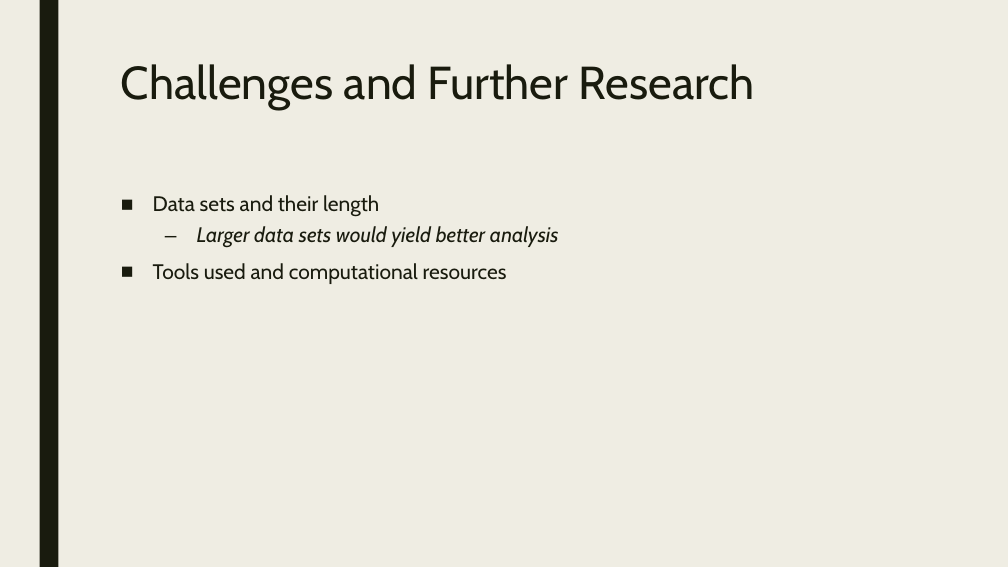
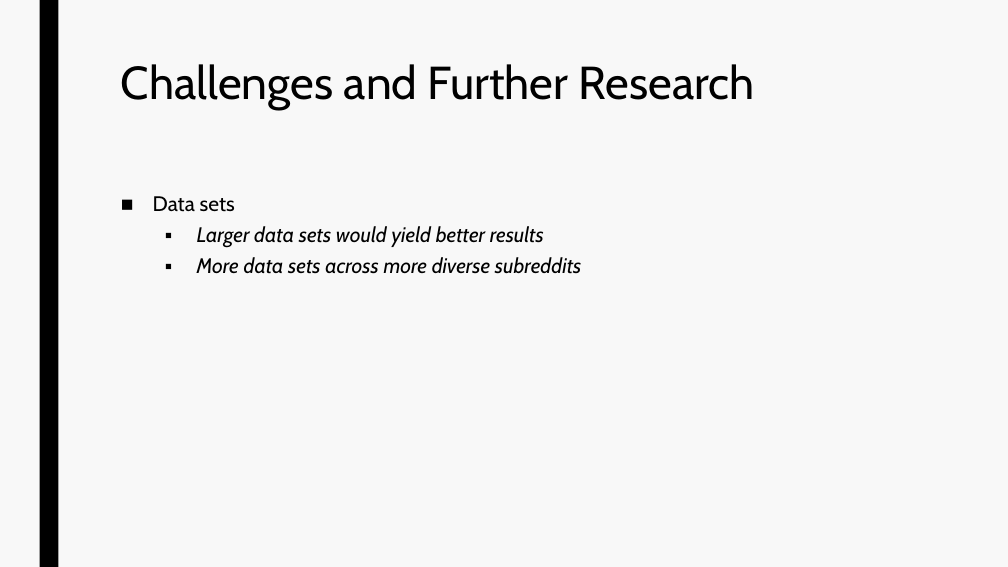
Before and after one commit to EvaTarr/CMPT412Project, a slide deck: slide 11 of presentation.pptx. Drawn at 1008x567 pixels with LibreOffice and Linux fonts; fonts in the diff are those of the drawing. Boxes give left, top, right and bottom in pixels: in the first picture for what was removed or moved away, otherwise in the second. Text is boxed around its words. In the diff, an @@ line names an element or a change of style, - is before the commit and + after.

```diff
--- a/presentation.pptx
+++ b/presentation.pptx
@@ background #EFEDE3 to #F8F8F8 @@
@@ rectangle at (39, 0, 58, 567): fill #191B0E to #000000 @@
@@ title "Challenges and Further Research" at (121, 64, 755, 110): text colour #191B0E to #000000 @@
@@ text at (153, 196, 581, 274): text changed; text colour #191B0E to #000000; italic on @@
-■ Data sets and their length
-  – Larger data sets would yield better analysis
-■ Tools used and computational resources
+■ Data sets
+  ▪ Larger data sets would yield better results
+  ▪ More data sets across more diverse subreddits
```
Also in this commit, not shown: 10 other slides changed, 1 slide added, 1 slide removed, 3 other files.
